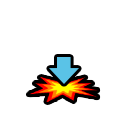
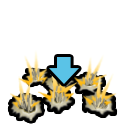
Layer changes from the first 128 × 128 image to the second:
added group "StrafingRun" with 17 layers above "PrecisionStrike" over box(7, 50, 118, 121)
added layer "Rectangle 1" (1st of 3, in "StrafingRun") in group "StrafingRun" over box(49, 64, 79, 84)
added group "Group 4 copy 2" with 6 layers in group "StrafingRun" over box(10, 50, 117, 115)
added layer "Layer 12" in group "Group 4 copy 2" over box(16, 67, 109, 115)
added layer "Layer 11" (1st of 3, in "StrafingRun" › "Group 4 copy 2") in group "Group 4 copy 2" over box(18, 50, 48, 86)
added layer "Layer 11 copy 2" in group "Group 4 copy 2" over box(82, 73, 117, 108)
added layer "Layer 11 copy" in group "Group 4 copy 2" over box(10, 76, 41, 109)
added layer "Layer 11" (2nd of 3, in "StrafingRun" › "Group 4 copy 2") in group "Group 4 copy 2" over box(38, 60, 77, 102)
added layer "Layer 11" (3rd of 3, in "StrafingRun" › "Group 4 copy 2") in group "Group 4 copy 2" over box(73, 55, 107, 88)
added group "Group 2" (1st of 3, in "StrafingRun") with 2 layers in group "StrafingRun" over box(27, 51, 101, 71)
added group "Group 1" (1st of 3, in "StrafingRun") with 5 layers in group "StrafingRun" over box(7, 50, 118, 121)
added group "Group 3" with 2 layers in group "Group 1" over box(10, 50, 115, 121)
added layer "Layer 9" in group "Group 3" over box(10, 70, 115, 121)
hid group "PrecisionStrike" (12 layers) over box(8, 50, 117, 106)
